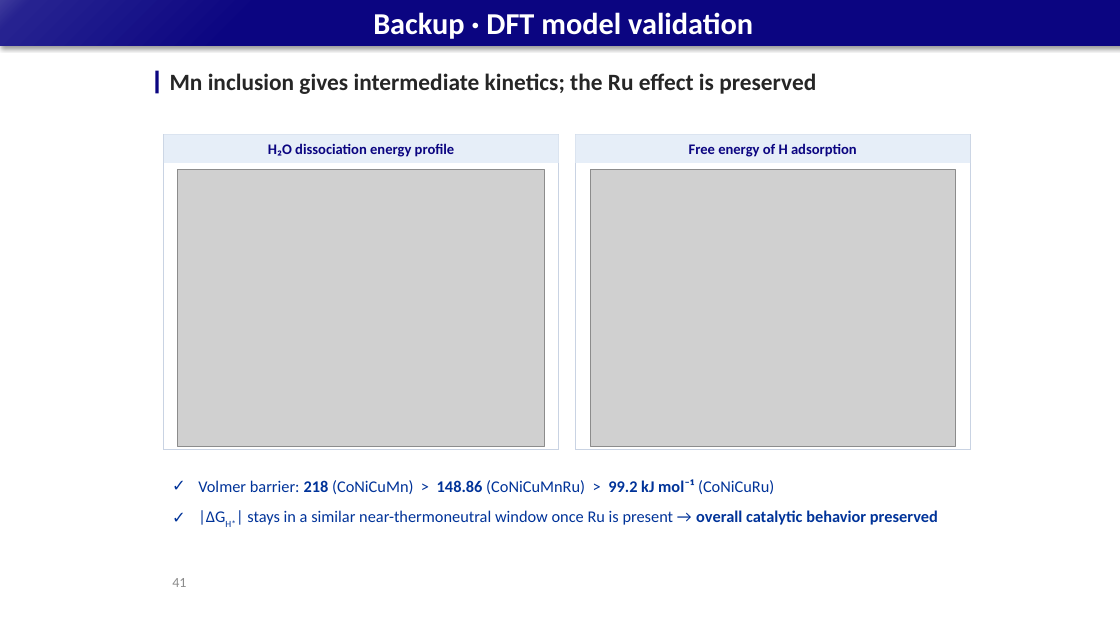
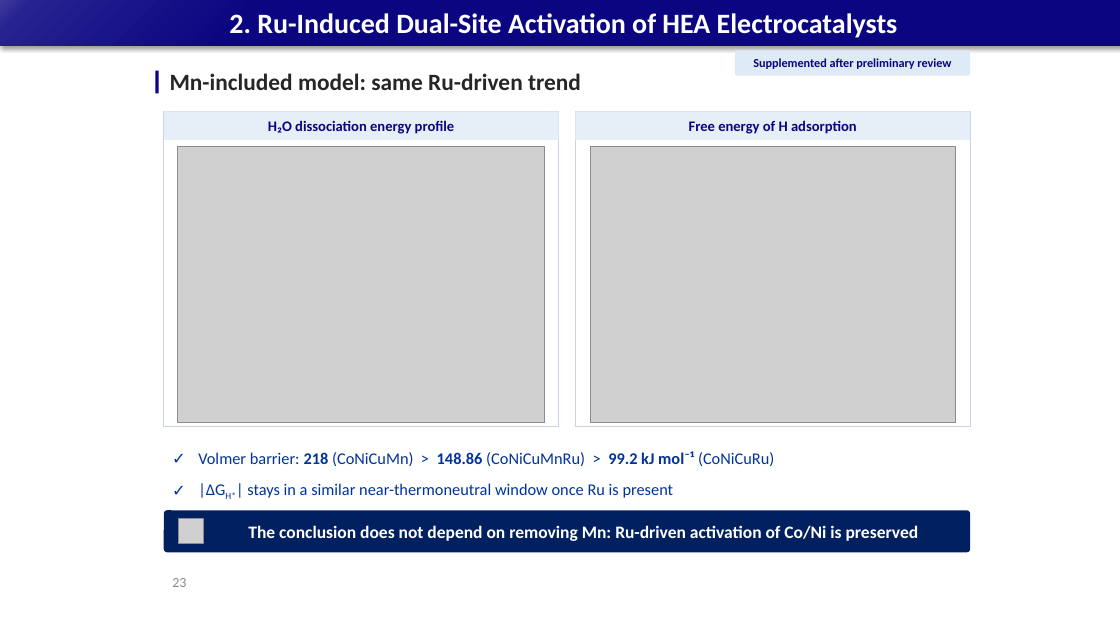
Before and after one commit to limsj0204/letter, a slide deck: slide 23 of 학위논문_디펜스_발표자료.pptx (slide 41 before the commit). Drawn at 1120x630 pixels with LibreOffice and Linux fonts; fonts in the diff are those of the drawing; grey boxes stand for pictures. Boxes give left, top, right and bottom in pixels: in the first picture for what was removed or moved away, otherwise in the second. Text is boxed around its words. In the diff, an @@ line names an element or a change of style, - is before the commit and + after.

```diff
--- a/학위논문_디펜스_발표자료.pptx
+++ b/학위논문_디펜스_발표자료.pptx
@@ title at (229,13,898,38): text changed; size 26 to 24 pt @@
-Backup · DFT model validation
+2. Ru-Induced Dual-Site Activation of HEA Electrocatalysts
@@ rounded rectangle added at (735,50,970,76), fill #DEEBF7, 10.5 pt, text #0B0581, bold @@
+Supplemented after preliminary review
@@ text at (170,73,581,90): text changed @@
-Mn inclusion gives intermediate kinetics; the Ru effect is preserved
+Mn-included model: same Ru-driven trend
@@ 4 rectangles, 2 pictures: place and size @@
-4 rectangles, 2 pictures at (164,134,970,450)
+4 rectangles, 2 pictures at (164,111,970,426)
@@ text "Volmer barrier: 218 (CoNiCuMn) > ...": place and size @@
-text "Volmer barrier: 218 (CoNiCuMn) > ..." at (198,479,938,525)
+text "Volmer barrier: 218 (CoNiCuMn) > ..." at (198,451,774,498)
@@ text at (247,483,674,498): text changed @@
-✓ |ΔGH*| stays in a similar near-thermoneutral window once Ru is present → overall catalytic behavior preserved
+✓ |ΔGH*| stays in a similar near-thermoneutral window once Ru is present
@@ rounded rectangle added at (164,511,970,553), fill #002060, 15 pt, text #FFFFFF, bold @@
+The conclusion does not depend on removing Mn: Ru-driven activation of Co/Ni is preserved
@@ picture added at (178,518,203,544) @@
@@ page number at (172,578,186,587): text changed @@
-41
+23
```
Also in this commit, not shown: 2 other slides changed, 2 slides removed.
